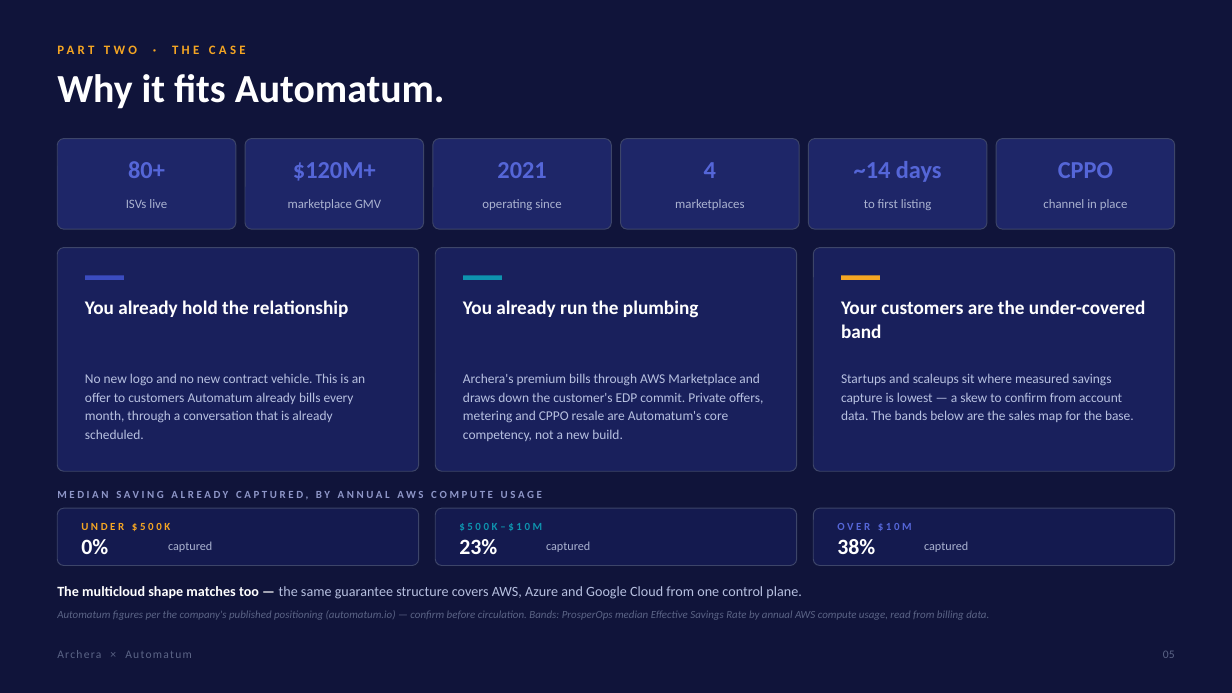
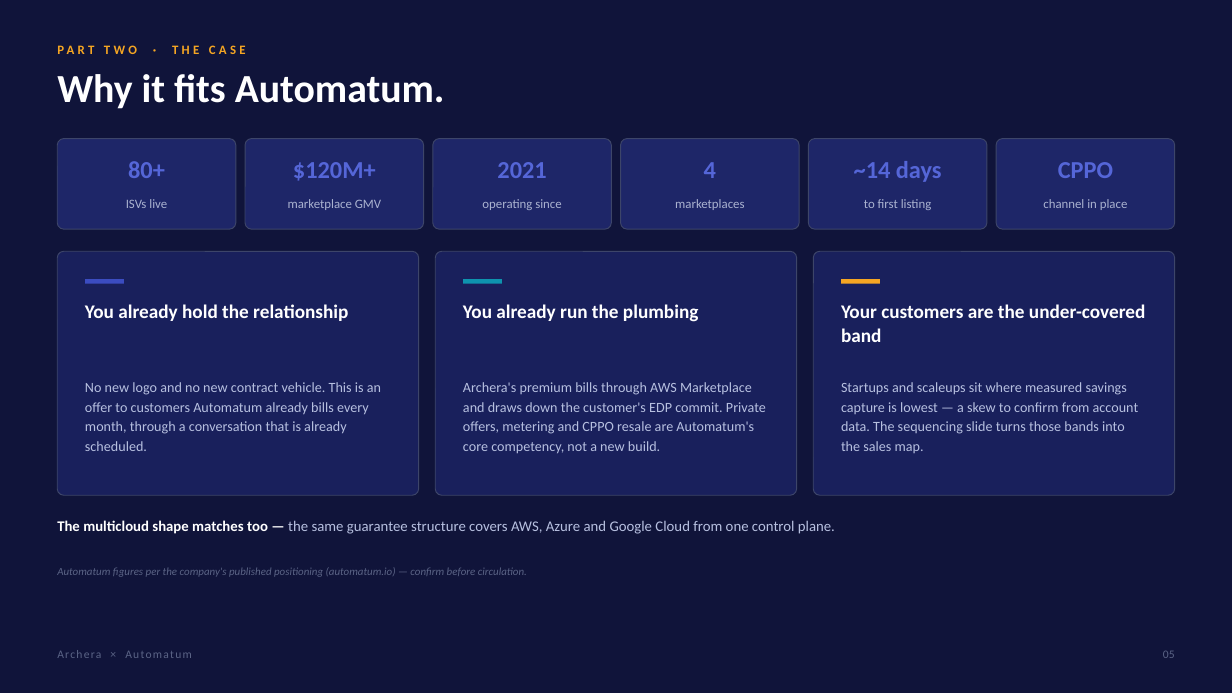
Before and after one commit to KianteEvans/barberbook, a slide deck: slide 5 of decks/Archera-for-Automatum.pptx. Drawn at 1232x693 pixels with LibreOffice and Linux fonts; fonts in the diff are those of the drawing. Boxes give left, top, right and bottom in pixels: in the first picture for what was removed or moved away, otherwise in the second. Text is boxed around its words. In the diff, an @@ line names an element or a change of style, - is before the commit and + after.

```diff
--- a/decks/Archera-for-Automatum.pptx
+++ b/decks/Archera-for-Automatum.pptx
@@ rounded rectangle: place and size @@
-rounded rectangle at (57, 248, 419, 471)
+rounded rectangle at (57, 251, 419, 495)
@@ rounded rectangle: place and size @@
-rounded rectangle at (435, 248, 797, 471)
+rounded rectangle at (435, 251, 797, 495)
@@ proportions changed in 3 elements at (57, 251, 419, 495), (435, 251, 797, 495), (813, 251, 1175, 495) @@
@@ rounded rectangle: place and size @@
-rounded rectangle at (813, 248, 1175, 471)
+rounded rectangle at (813, 251, 1175, 495)
@@ 3 texts, 3 rectangles: place and size @@
-3 texts, 3 rectangles at (85, 275, 1145, 338)
+3 texts, 3 rectangles at (85, 279, 1145, 342)
@@ text "No new logo and no ...": place and size @@
-text "No new logo and no ..." at (85, 373, 365, 439)
+text "No new logo and no ..." at (85, 382, 381, 451)
@@ text "No new logo and no ..." at (85, 382, 381, 451): size 10.5 to 11 pt; line spacing 14.5pt to 15.5pt @@
@@ text "Archera's premium bills through AWS ..." at (463, 382, 766, 453): size 10.5 to 11 pt; line spacing 14.5pt to 15.5pt @@
@@ text "Archera's premium bills through AWS ...": place and size @@
-text "Archera's premium bills through AWS ..." at (463, 373, 763, 441)
+text "Archera's premium bills through AWS ..." at (463, 382, 766, 453)
@@ text at (841, 382, 1139, 453): text changed; size 10.5 to 11 pt @@
-Startups and scaleups sit where measured savings capture is lowest — a skew to confirm from account data. The bands below are the sales map for the base.
+Startups and scaleups sit where measured savings capture is lowest — a skew to confirm from account data. The sequencing slide turns those bands into the sales map.
@@ text removed at (57, 491, 542, 499) @@
-MEDIAN SAVING ALREADY CAPTURED, BY ANNUAL AWS COMPUTE USAGE
@@ rounded rectangle removed at (57, 508, 419, 566) @@
@@ rounded rectangle removed at (435, 508, 797, 566) @@
@@ rounded rectangle removed at (813, 508, 1175, 566) @@
@@ text "The multicloud shape matches too ...": place and size @@
-text "The multicloud shape matches too ..." at (57, 586, 801, 599)
+text "The multicloud shape matches too ..." at (57, 520, 835, 534)
@@ text "The multicloud shape matches too ..." at (57, 520, 835, 534): size 11 to 11.5 pt @@
@@ text removed at (81, 523, 170, 531) @@
-UNDER $500K
@@ text removed at (81, 539, 108, 554) @@
-0%
@@ text removed at (459, 523, 542, 531) @@
-$500K–$10M
@@ text removed at (459, 539, 497, 554) @@
-23%
@@ text removed at (837, 523, 912, 531) @@
-OVER $10M
@@ text removed at (837, 539, 875, 554) @@
-38%
@@ text at (57, 567, 527, 577): text changed @@
-Automatum figures per the company's published positioning (automatum.io) — confirm before circulation. Bands: ProsperOps median Effective Savings Rate by annual AWS compute usage, read from billing data.
+Automatum figures per the company's published positioning (automatum.io) — confirm before circulation.
@@ text removed at (168, 541, 212, 552) @@
-captured
@@ text removed at (546, 541, 590, 552) @@
-captured
@@ text removed at (924, 541, 968, 552) @@
-captured
```
Also in this commit, not shown: 12 other slides changed, 1 slide removed, 2 other files.
